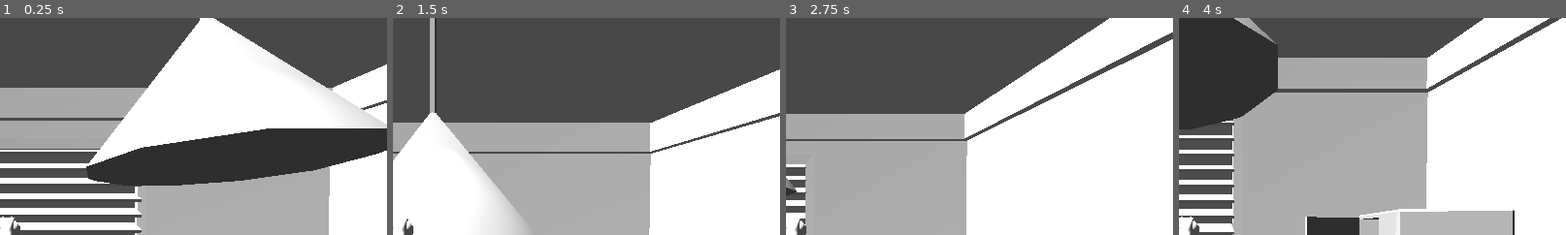
Above: before the commit, frames 1-4 (left to right).
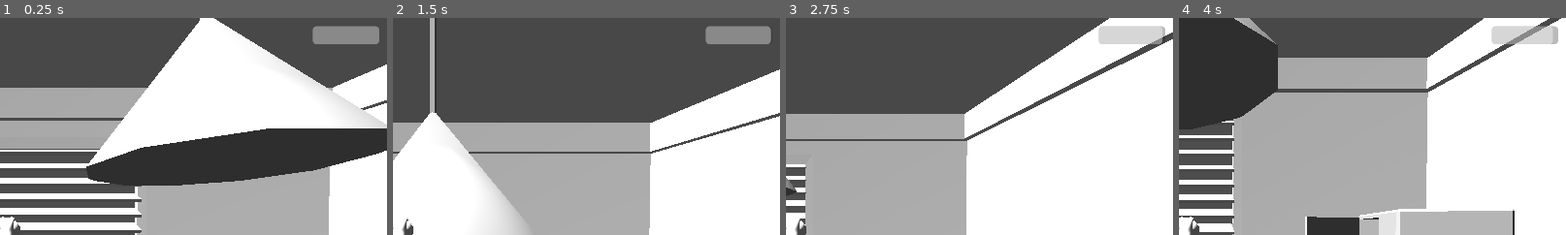
Above: after the commit, the same moments.

Repository: serb2331/gmtk-2025
Game: Godot game, scene res://room.tscn
The game is run twice, just before and just after one commit, with the same random seed, the same clock (stepped at 60 frames per second) and the same inputs.
Inputs:
- Up to frame 1 (0.25 s): no input
- Up to frame 2 (1.5 s): hold Right (move_right) 0.53-1.28 s; hold Space (fly) 0.53-1.28 s; hold Down (move_back) from 1.28 s (still down); tap Space (fly) at 1.35 s
- Up to frame 3 (2.75 s): release Down (move_back) at 2.03 s; hold Right (move_right) from 2.03 s (still down); hold Space (fly) from 2.03 s (still down)
- Up to frame 4 (4 s): release Right (move_right) at 2.78 s; release Space (fly) at 2.78 s; hold Up (move_forward) 2.78-3.53 s; tap Space (fly) at 2.85 s; hold Left (move_left) from 3.53 s (still down); hold Space (fly) from 3.53 s (still down)
The pictures show only the part of the screen within x 49-99%, y 1-51%; the shares and areas given below are measured in that part.

The runs differ from the first frame. In frame 1, 1.4% of the frame differs, in the area x 80-98%, y 3-13%; in frame 2, 1.4%; in frame 3, 1.4%; in frame 4, 1.4%.

Commit message:
basic healh bar that runns out

Diff:
--- a/phly/player_fly.gd
+++ b/phly/player_fly.gd
@@ -26,7 +26,7 @@
 		pitch += ROTATION_SPEED * delta
 	if Input.is_action_pressed("rotate_down"):
 		pitch -= ROTATION_SPEED * delta
-	print(yaw)
+	#print(yaw)
 	# Rotate this node (TwistPivot) around Y
 	twist_pivot.rotate_y(deg_to_rad(yaw))
 
--- a/phly/room.tscn
+++ b/phly/room.tscn
@@ -1,5 +1,6 @@
-[gd_scene load_steps=8 format=3 uid="uid://browrbdltohk1"]
+[gd_scene load_steps=9 format=3 uid="uid://browrbdltohk1"]
 
+[ext_resource type="PackedScene" uid="uid://dcsdewssu0eov" path="res://ui_layer.tscn" id="1_4o3f6"]
 [ext_resource type="PackedScene" uid="uid://bc231hgtwqj5r" path="res://player_fly.tscn" id="1_88gup"]
 [ext_resource type="PackedScene" uid="uid://bdfj5t5yxlybb" path="res://assets/environment/Kitchen_Environment.fbx" id="2_bisa2"]
 
@@ -15,6 +16,8 @@
 size = Vector3(10.625, 1, 14.6358)
 
 [node name="Node3D" type="Node3D"]
+
+[node name="CanvasLayer" parent="." instance=ExtResource("1_4o3f6")]
 
 [node name="WorldEnvironment" type="WorldEnvironment" parent="."]
 environment = SubResource("Environment_bisa2")
--- /dev/null
+++ b/phly/ui_layer.tscn
@@ -0,0 +1,50 @@
+[gd_scene load_steps=2 format=3 uid="uid://dcsdewssu0eov"]
+
+[sub_resource type="GDScript" id="GDScript_mow34"]
+resource_name = "life_bar"
+script/source = "extends ProgressBar
+
+@export var player_fly: CharacterBody3D
+
+const DECREMENT_INTERVAL = 1.0
+const DECREMENT_VALUE = 1.0
+var cooldown
+var health: int
+# Called when the node enters the scene tree for the first time.
+func _ready() -> void:
+	var starting_health_options := [100,50,80,120]
+	cooldown = 1.0
+	health = starting_health_options[randi() % starting_health_options.size()]
+	value = health
+	max_value = health
+	pass # Replace with function body.
+
+
+
+func decrement_health_every_second(delta: float):
+	cooldown -= delta
+	if cooldown <= 0:
+		print(health)
+		health -= DECREMENT_VALUE
+		cooldown = DECREMENT_INTERVAL
+
+# Called every frame. 'delta' is the elapsed time since the previous frame.
+func _process(delta: float) -> void:
+	decrement_health_every_second(delta)
+	value = health
+
+"
+
+[node name="CanvasLayer" type="CanvasLayer"]
+
+[node name="LifeBar" type="ProgressBar" parent="."]
+anchors_preset = 1
+anchor_left = 1.0
+anchor_right = 1.0
+offset_left = -122.0
+offset_top = 18.0
+offset_right = -23.0
+offset_bottom = 45.0
+grow_horizontal = 0
+show_percentage = false
+script = SubResource("GDScript_mow34")
